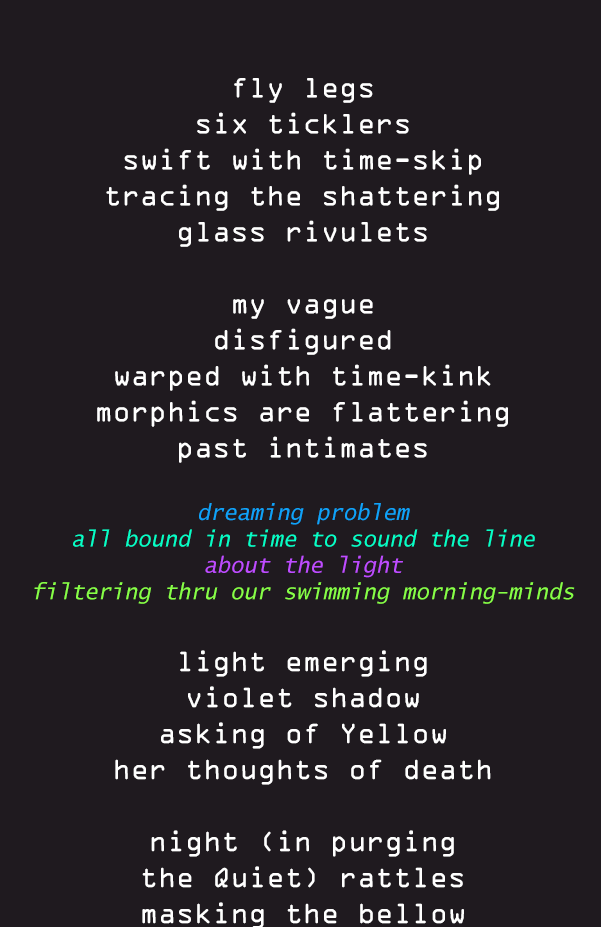
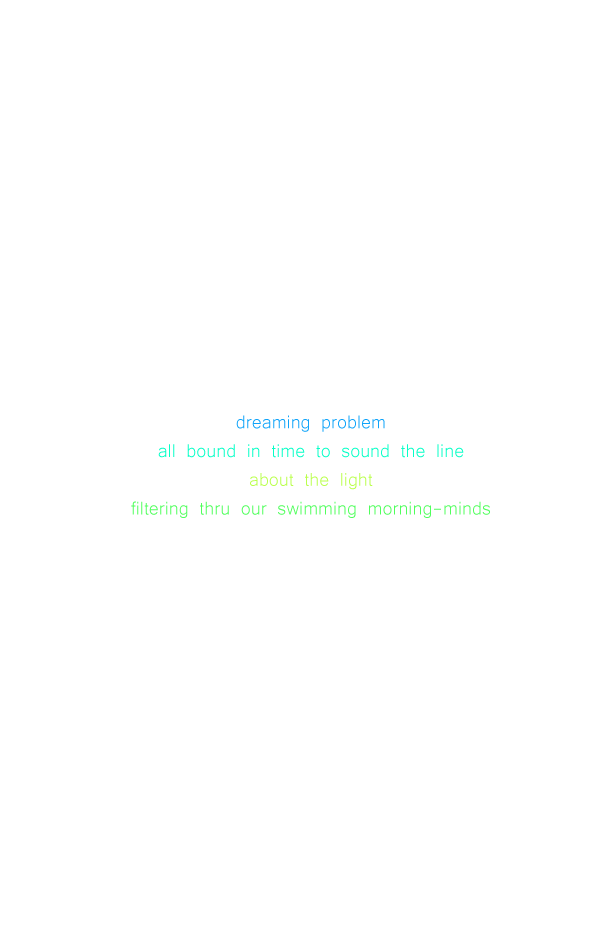
Layers edited between the first and the second w=601, h=927 image:
renamed "fly legs six ticklers swift with time-skip tracing the shatteri" to "fly legs (six ticklers swift with time-skip tracing the shatter", painted on it over [34, 67, 575, 927]
hid "Layer 1" over [0, 0, 601, 927]
